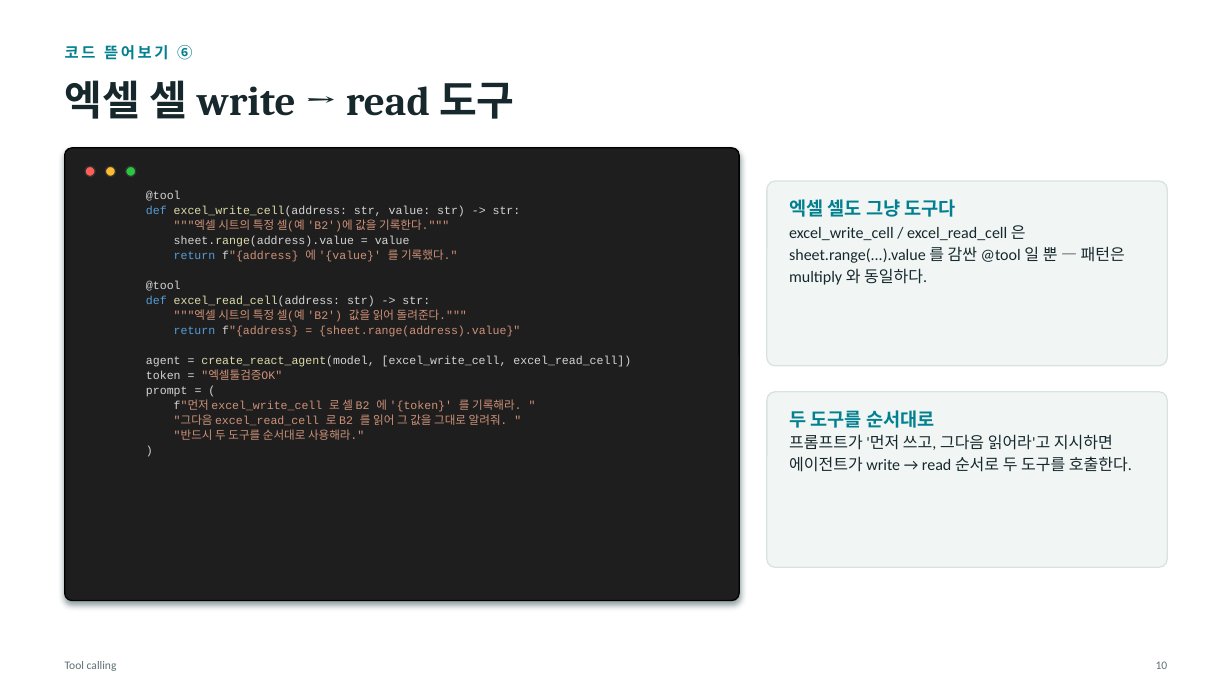
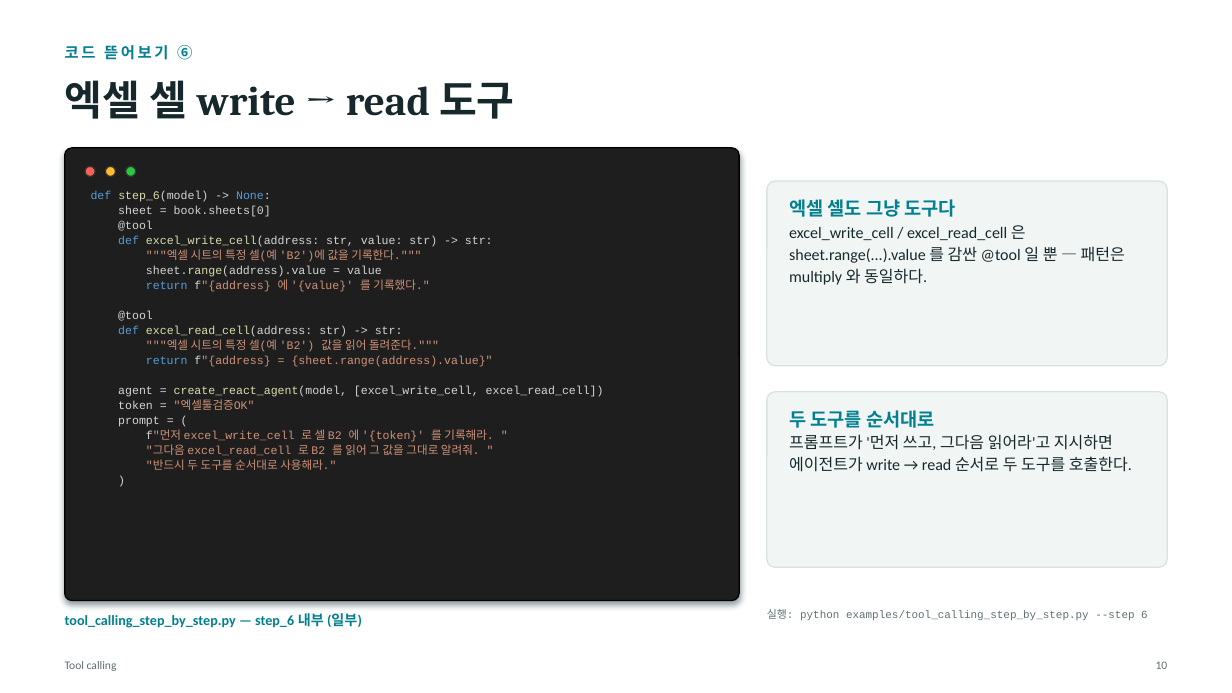
Before and after one commit to Sihoon92/TestChatbot, a slide deck: slide 11 of docs/교육자료/03_ToolCalling.pptx. Drawn at 1232x693 pixels with LibreOffice and Linux fonts; fonts in the diff are those of the drawing. Boxes give left, top, right and bottom in pixels: in the first picture for what was removed or moved away, otherwise in the second. Text is boxed around its words. In the diff, an @@ line names an element or a change of style, - is before the commit and + after.

```diff
--- a/docs/교육자료/03_ToolCalling.pptx
+++ b/docs/교육자료/03_ToolCalling.pptx
@@ text at [91,191,271,217]: paragraphs added @@
+def step_6(model) -> None:
+sheet = book.sheets[0]
@@ text added at [65,613,362,628], 11 pt, text #028090, bold @@
+tool_calling_step_by_step.py — step_6 내부 (일부)
@@ text added at [767,609,1148,621], 8.5 pt, text #5F7075 @@
+실행: python examples/tool_calling_step_by_step.py --step 6
```
Also in this commit, not shown: 6 other slides changed, 2 other files.
